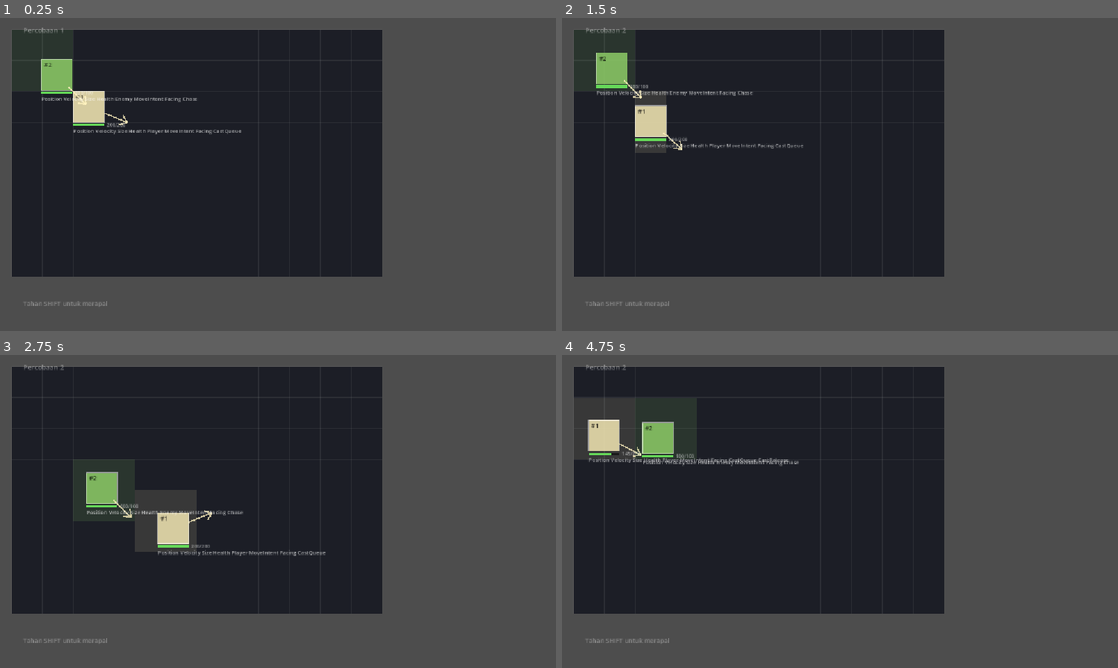
Above: before the commit, frames 1-4 (two rows, left to right).
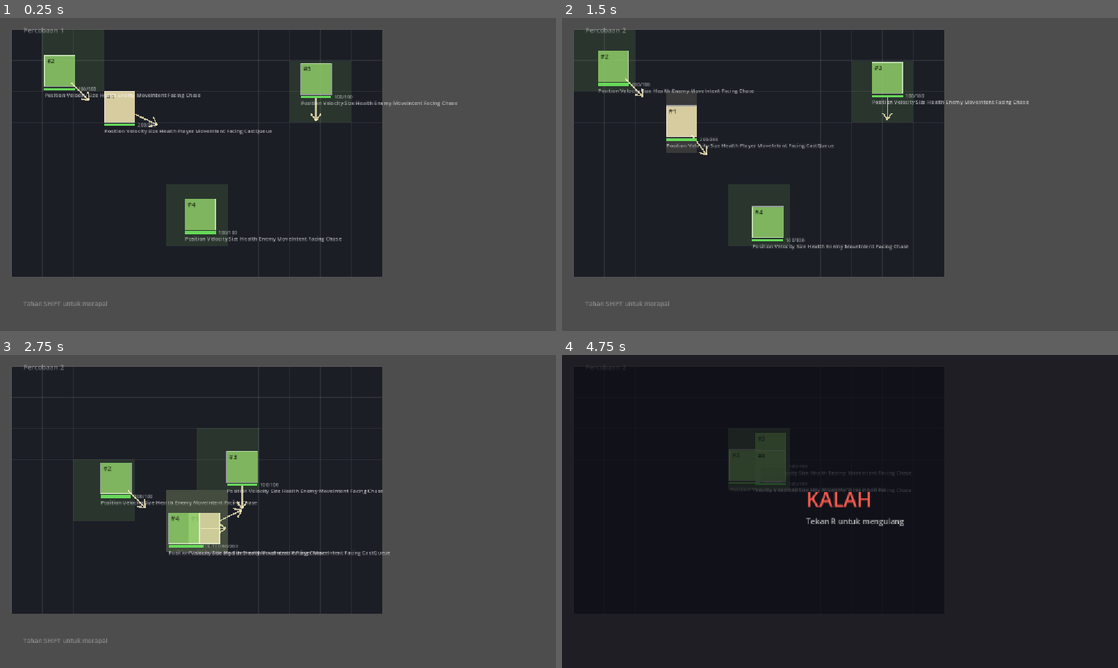
Above: after the commit, the same moments.

Repository: Ahingg/amalgaform
Game: Godot game, scene res://view/main.tscn
Two runs of this game, one before a commit and one after it. Both use one fixed random seed, a clock stepped at 60 frames per second and the inputs below.
Inputs (mouse positions are in pixels of both pictures, inside the frame that each line leads up to):
- Up to frame 1 (0.25 s): no input
- Up to frame 2 (1.5 s): tap Enter at 0.5 s; move the mouse to (962, 158) at 0.52 s; hold D 0.53-1.28 s; tap Shift at 0.6 s; click (962, 158) at 0.67 s; move the mouse to (728, 190) at 1.27 s; hold S from 1.28 s (still down); tap R at 1.35 s
- Up to frame 3 (2.75 s): move the mouse to (333, 442) at 2.02 s; release S at 2.03 s; hold D from 2.03 s (still down); tap J at 2.1 s
- Up to frame 4 (4.75 s): move the mouse to (812, 574) at 2.77 s; release D at 2.78 s; hold W 2.78-3.53 s; tap K at 2.85 s; click (812, 574) at 2.92 s; move the mouse to (1006, 558) at 3.52 s; hold A from 3.53 s (still down); tap L at 3.6 s; move the mouse to (673, 464) at 4.27 s; tap Shift at 4.35 s

The runs differ from the first frame. In frame 1, 4.0% of the frame differs, in the area x 7-83%, y 11-72%; in frame 2, 4.6%; in frame 3, 5.0%; in frame 4, 54%, in the area x 0-100%, y 0-100%.

Commit message:
DESIGN: buang teori "lama paparan", ganti dengan peran per rune
Playtest pertama membuktikan teori lamanya tidak pernah berlaku: membasahi musuh
tidak membuatnya lebih cepat mati, karena tidak ada satu pun sumber kerusakan
yang bertahan. Api mengenai sekali lalu pelurunya habis.

"Kerusakan = lama paparan" itu sisa dari desain mesin, waktu player memasang
jebakan dan musuh berjalan melewatinya. Terbawa terus melewati dua pivot tanpa
pernah diaudit ulang. Ditemukan Xaviero, bukan Claude.

Penggantinya: tiap rune punya PERAN, dan wujud/muatan adalah dua sumbu terpisah.
Ignis satu target, Aqua area bertahan, Ventus area seketika. "Genangan lava"
lahir dari Aqua-sebagai-wujud + Ignis-sebagai-muatan, tanpa satu pun aturan
yang menyebut lava.

Konsekuensinya genangan mewarisi seluruh muatan lagi, bukan cuma muatan rune
pertama — keputusan 5 September dini hari itu justru membunuh kombinasi yang
paling menarik.

Co-Authored-By: Claude Opus 5 <noreply@anthropic.com>
Claude-Session: https://claude.ai/code/session_01Qk43F2z5yDt92vTyEtoTz3

Diff:
--- a/challenge-6/sim/tuning.gd
+++ b/challenge-6/sim/tuning.gd
@@ -22,7 +22,7 @@
 #   0.4 = tighter, punishes hesitation harder
 #   0.8 = roomier, more forgiving
 const SLOW_MIN := 0.12
-const SLOW_TAU := 0.6
+const SLOW_TAU := 0.8
 
 # Time to release a spell, in normal time — this is the cost that makes short
 # chants worth discovering.
@@ -72,7 +72,7 @@
 
 # --- payload base values (before the SPREAD split) --------------------------
 
-const FIRE_DAMAGE := 20.0
+const FIRE_DAMAGE := 8.0
 const KNOCKBACK_STRENGTH := 6.0
 const KNOCKBACK_DURATION := 0.3
 
--- a/challenge-6/view/main.gd
+++ b/challenge-6/view/main.gd
@@ -32,8 +32,10 @@
 	world = World.new()
 	Spawn.round(world)
 
-	Spawn.player(world, 2.0, 2.0, 200)
+	Spawn.player(world, 3.0, 2.0, 200)
 	Spawn.enemy(world, 0.5, 0.5, 100)
+	Spawn.enemy(world, 10.0, 1.0, 100)
+	Spawn.enemy(world, 6.0, 6.0, 100)
 
 
 func _physics_process(delta: float) -> void:
Not shown, changed: DESIGN.md
